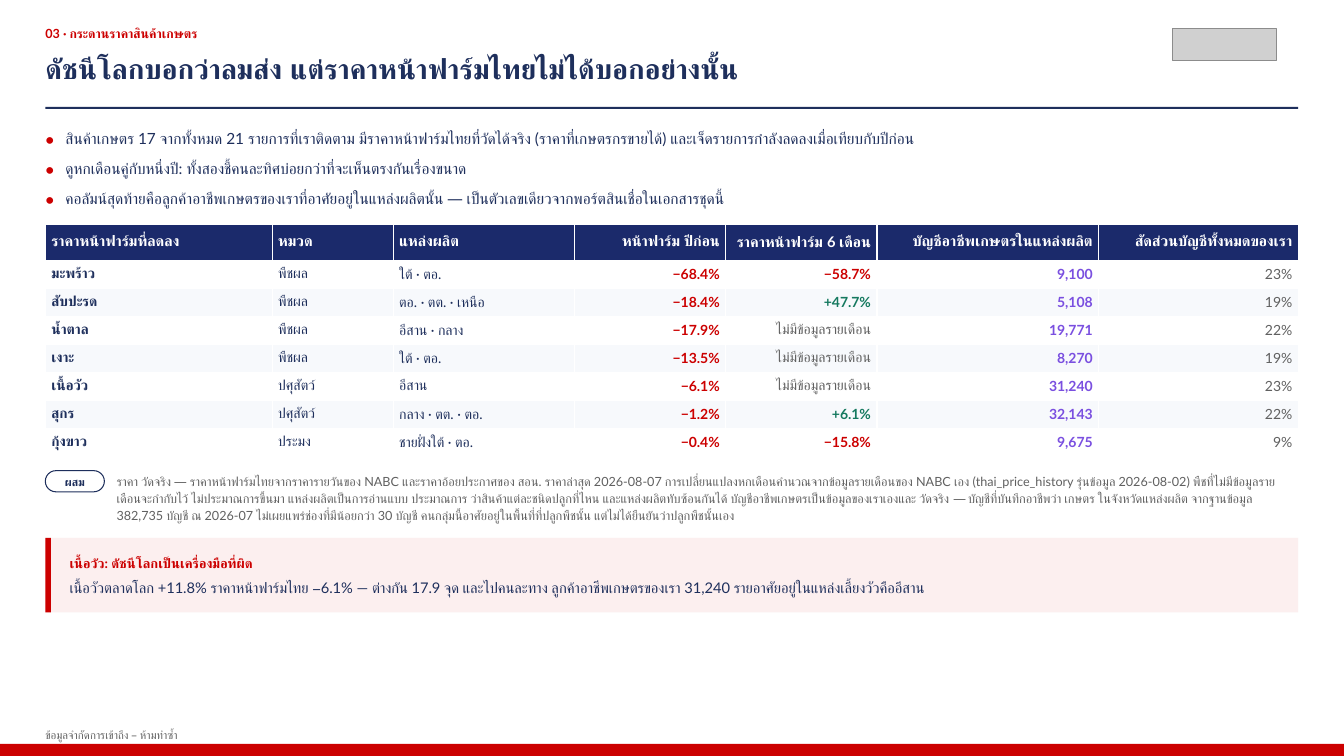
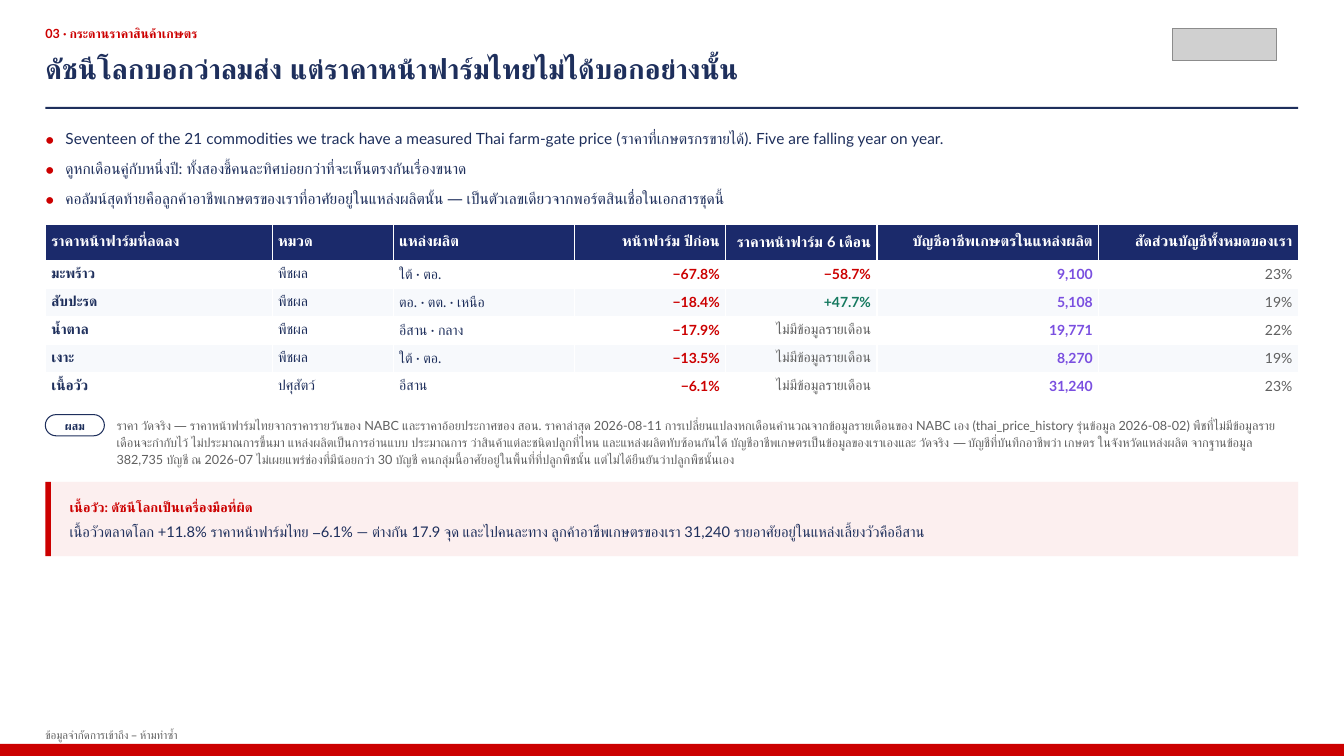
Before and after one commit to kaustavb2101/competitive-intel, a slide deck: slide 5 of docs/decks/mcom-2026-08-05-macro-TH.pptx. Drawn at 1344x756 pixels with LibreOffice and Linux fonts; fonts in the diff are those of the drawing; grey boxes stand for pictures. Boxes give left, top, right and bottom in pixels: in the first picture for what was removed or moved away, otherwise in the second. Text is boxed around its words. In the diff, an @@ line names an element or a change of style, - is before the commit and + after.

```diff
--- a/docs/decks/mcom-2026-08-05-macro-TH.pptx
+++ b/docs/decks/mcom-2026-08-05-macro-TH.pptx
@@ text at [65,131,943,147]: text changed @@
-สินค้าเกษตร 17 จากทั้งหมด 21 รายการที่เราติดตาม มีราคาหน้าฟาร์มไทยที่วัดได้จริง (ราคาที่เกษตรกรขายได้) และเจ็ดรายการกำลังลดลงเมื่อเทียบกับปีก่อน
+Seventeen of the 21 commodities we track have a measured Thai farm-gate price (ราคาที่เกษตรกรขายได้). Five are falling year on year.
@@ table at [45,224,1299,400] @@
-row 2, column 4: −68.4%
+row 2, column 4: −67.8%
-row 7: สุกร | ปศุสัตว์ | กลาง · ตต. · ตอ. | −1.2% | +6.1% | 32,143 | 22%
-row 8: กุ้งขาว | ประมง | ชายฝั่งใต้ · ตอ. | −0.4% | −15.8% | 9,675 | 9%
@@ text at [117,420,1275,468]: text changed @@
-ราคา วัดจริง — ราคาหน้าฟาร์มไทยจากราคารายวันของ NABC และราคาอ้อยประกาศของ สอน. ราคาล่าสุด 2026-08-07 การเปลี่ยนแปลงหกเดือนคำนวณจากข้อมูลรายเดือนของ NABC เอง (thai_price_history รุ่นข้อมูล 2026-08-02) พืชที่ไม่มีข้อมูลรายเดือนจะกำกับไว้ ไม่ประมาณการขึ้นมา แหล่งผลิตเป็นการอ่านแบบ ประมาณการ ว่าสินค้าแต่ละชนิดปลูกที่ไหน และแหล่งผลิตทับซ้อนกันได้ บัญชีอาชีพเกษตรเป็นข้อมูลของเราเองและ วัดจริง — บัญชีที่บันทึกอาชีพว่า เกษตร ในจังหวัดแหล่งผลิต จากฐานข้อมูล 382,735 บัญชี ณ 2026-07 ไม่เผยแพร่ช่องที่มีน้อยกว่า 30 บัญชี คนกลุ่มนี้อาศัยอยู่ในพื้นที่ที่ปลูกพืชนั้น แต่ไม่ได้ยืนยันว่าปลูกพืชนั้นเอง
+ราคา วัดจริง — ราคาหน้าฟาร์มไทยจากราคารายวันของ NABC และราคาอ้อยประกาศของ สอน. ราคาล่าสุด 2026-08-11 การเปลี่ยนแปลงหกเดือนคำนวณจากข้อมูลรายเดือนของ NABC เอง (thai_price_history รุ่นข้อมูล 2026-08-02) พืชที่ไม่มีข้อมูลรายเดือนจะกำกับไว้ ไม่ประมาณการขึ้นมา แหล่งผลิตเป็นการอ่านแบบ ประมาณการ ว่าสินค้าแต่ละชนิดปลูกที่ไหน และแหล่งผลิตทับซ้อนกันได้ บัญชีอาชีพเกษตรเป็นข้อมูลของเราเองและ วัดจริง — บัญชีที่บันทึกอาชีพว่า เกษตร ในจังหวัดแหล่งผลิต จากฐานข้อมูล 382,735 บัญชี ณ 2026-07 ไม่เผยแพร่ช่องที่มีน้อยกว่า 30 บัญชี คนกลุ่มนี้อาศัยอยู่ในพื้นที่ที่ปลูกพืชนั้น แต่ไม่ได้ยืนยันว่าปลูกพืชนั้นเอง
@@ 3 texts, 2 rectangles, 1 rounded rectangle: place and size @@
-3 texts, 2 rectangles, 1 rounded rectangle at [45,471,1299,613]
+3 texts, 2 rectangles, 1 rounded rectangle at [45,414,1299,557]
```
Also in this commit, not shown: 6 other slides changed, 1 other file.
